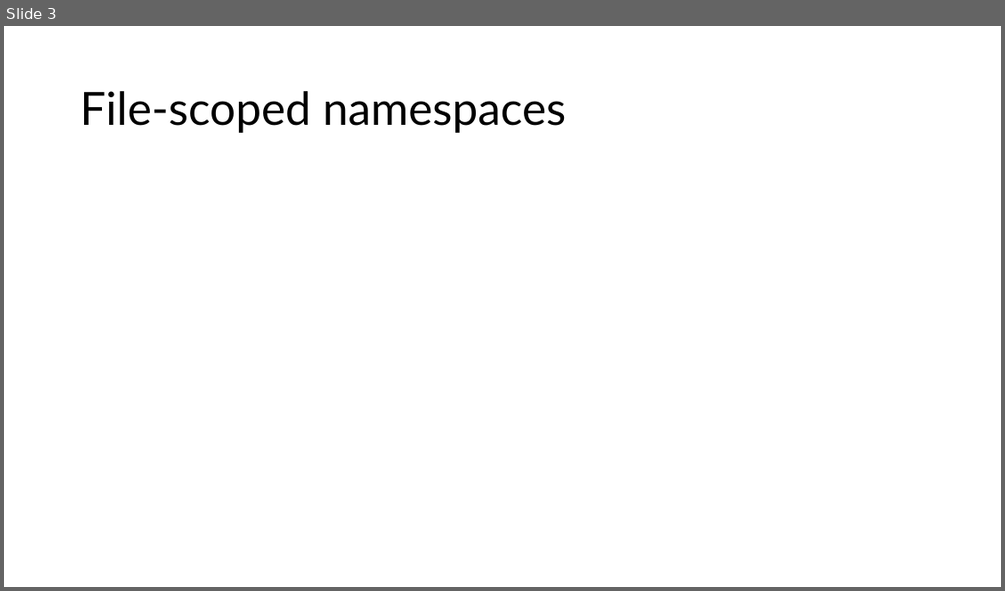
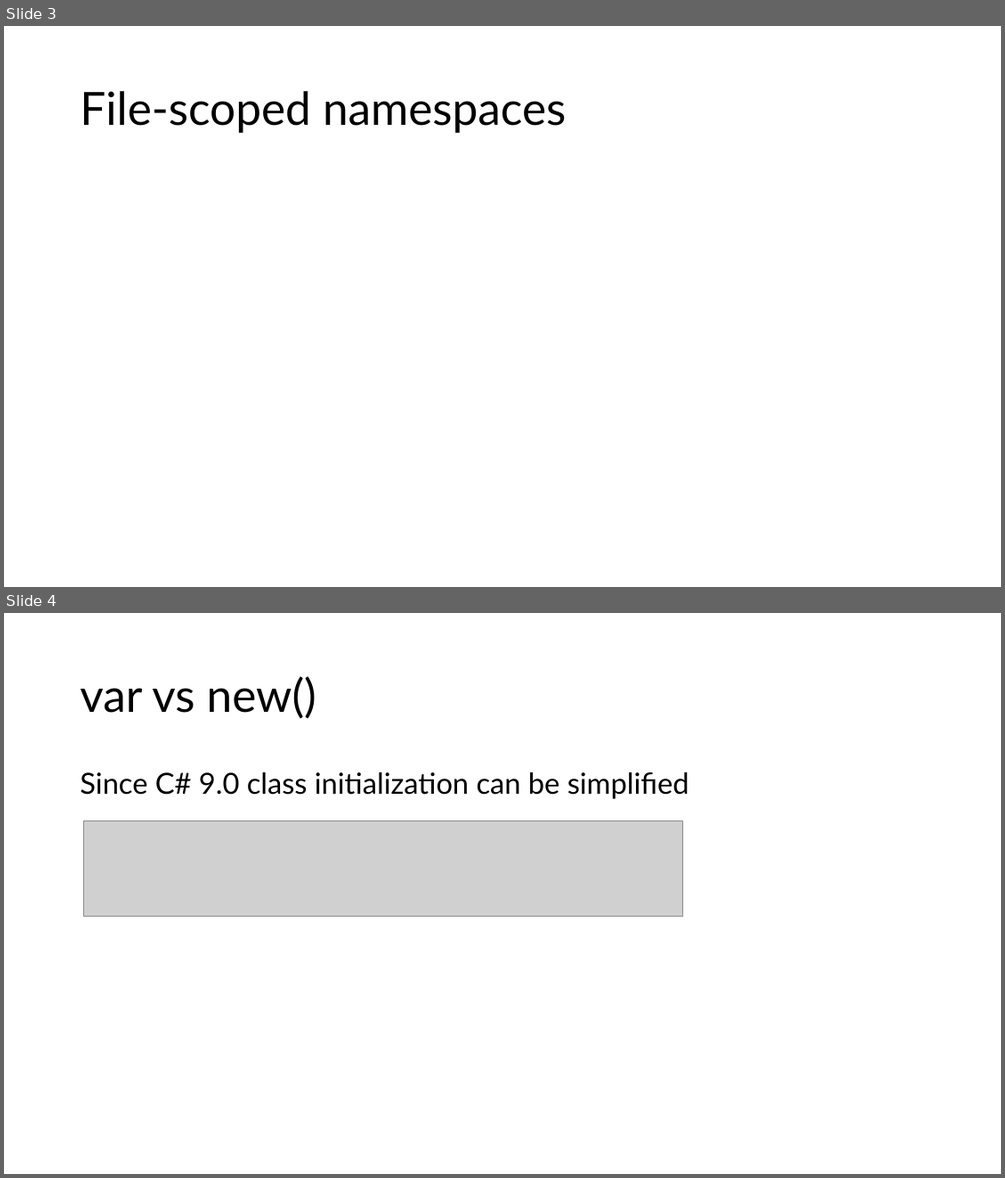
Before and after one commit to LuisSouto/C-sharp-new-features, a slide deck: slides.pptx. Shown one above the other, each under a label of ours: slide 3 before the commit, slides 3 and 4 after it. The pictures are 1005x591 and 1005x1178 pixels, drawn with LibreOffice and Linux fonts; fonts in the diff are those of the drawing; grey boxes stand for pictures. Boxes give left, top, right and bottom in pixels: in the first picture for what was removed or moved away, otherwise in the second. Text is boxed around its words. In the diff, an @@ line names an element or a change of style, - is before the commit and + after.

```diff
--- a/slides.pptx
+++ b/slides.pptx
@@ slide 4 added at bbox=[4, 613, 1001, 1174], background #FFFFFF @@
@@ title added at bbox=[80, 676, 316, 719], 44 pt, text #000000 @@
+var vs new()
@@ text added at bbox=[80, 772, 689, 799], 28 pt, text #000000 @@
+Since C# 9.0 class initialization can be simplified
@@ picture added at bbox=[83, 821, 682, 916] @@
```
Also in this commit, not shown: 1 slide removed, 3 other files.
